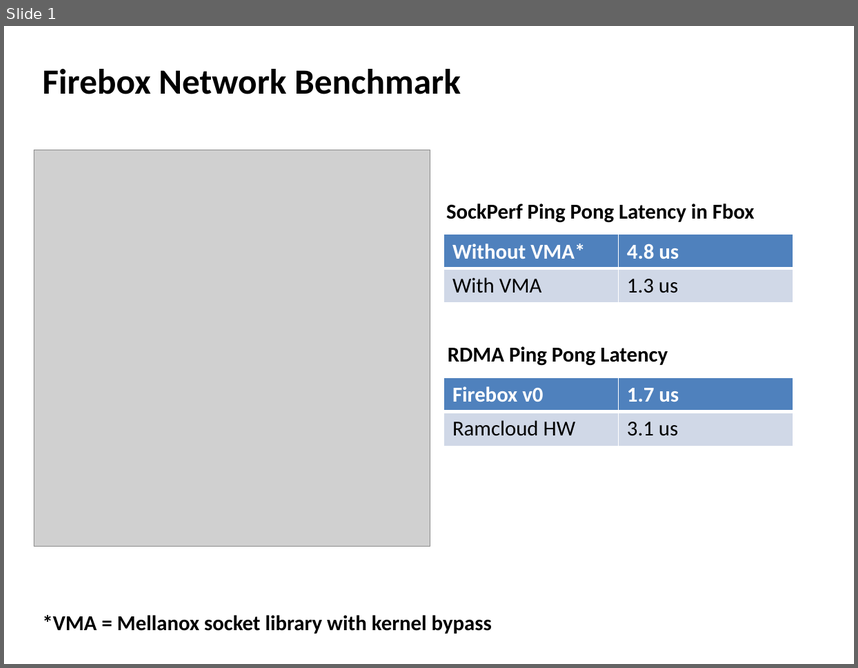
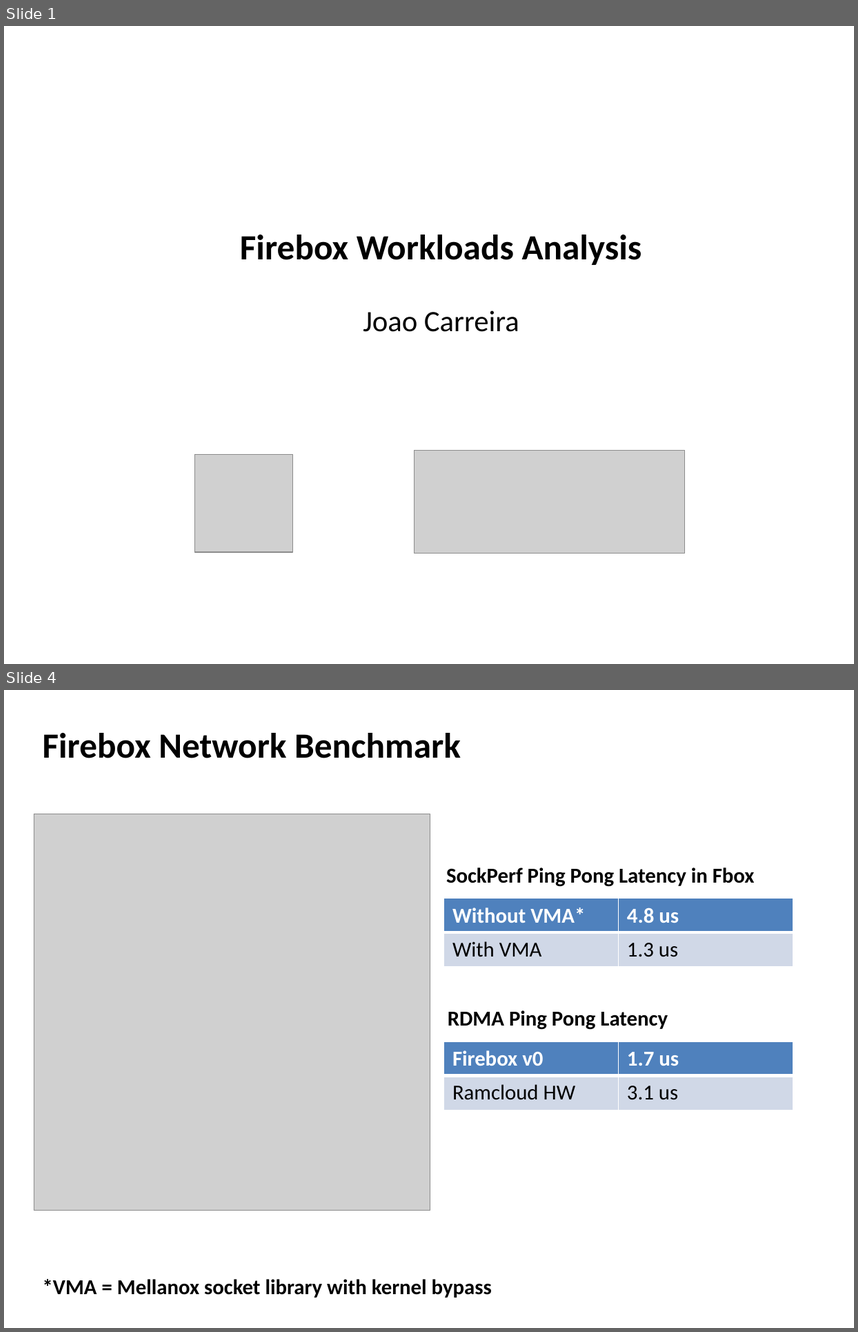
Before and after one commit to jcarreira/aspire-retreat, a slide deck: FireboxBenchmarks-retreat.pptx. Shown one above the other, each under a label of ours: slide 1 before the commit, slides 1 and 4 after it; the slides between them are not shown. The pictures are 858x668 and 858x1332 pixels, drawn with LibreOffice and Linux fonts; fonts in the diff are those of the drawing; grey boxes stand for pictures. Boxes give left, top, right and bottom in pixels: in the first picture for what was removed or moved away, otherwise in the second. Text is boxed around its words. In the diff, an @@ line names an element or a change of style, - is before the commit and + after.

```diff
--- a/FireboxBenchmarks-retreat.pptx
+++ b/FireboxBenchmarks-retreat.pptx
@@ slide 1 added at (x1=4, y1=26, x2=854, y2=664), background #FFFFFF @@
@@ text added at (x1=240, y1=234, x2=642, y2=332), 30 pt, text #000000, bold @@
+Firebox Workloads Analysis
+Joao Carreira
@@ picture added at (x1=195, y1=454, x2=293, y2=552) @@
@@ picture added at (x1=415, y1=450, x2=685, y2=553) @@
@@ what was slide 1 is now slide 4 @@
```
Also in this commit, not shown: 1 slide changed, 5 other slides added, 1 other file.
